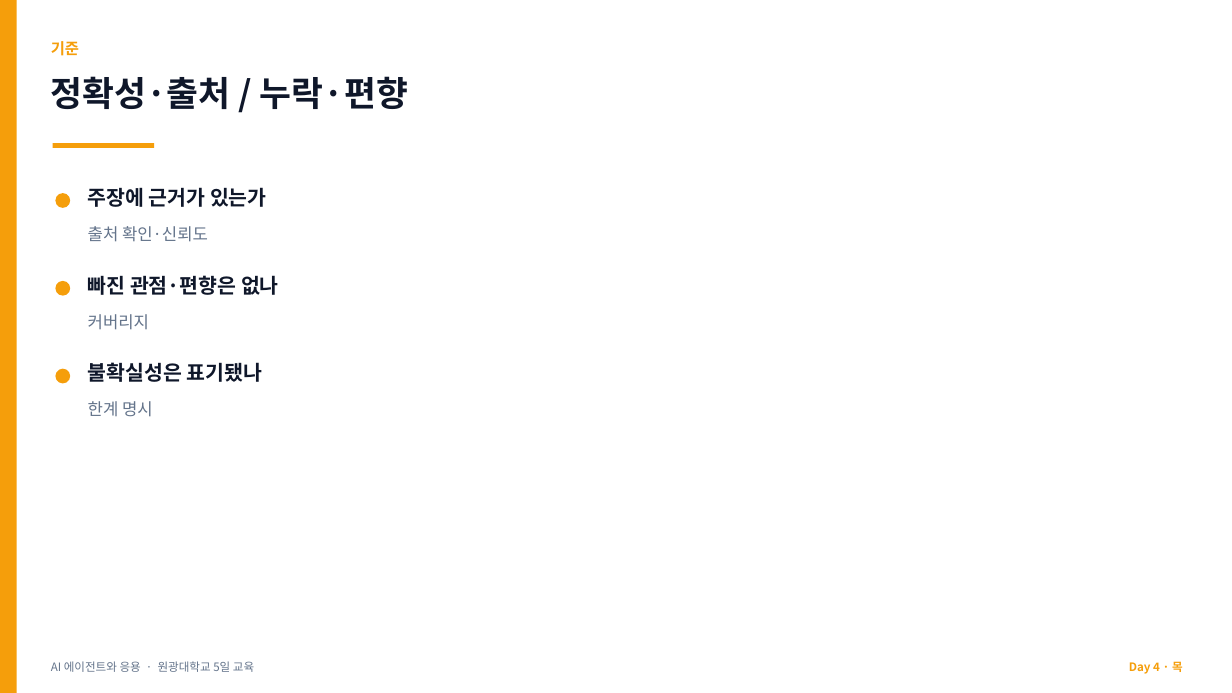
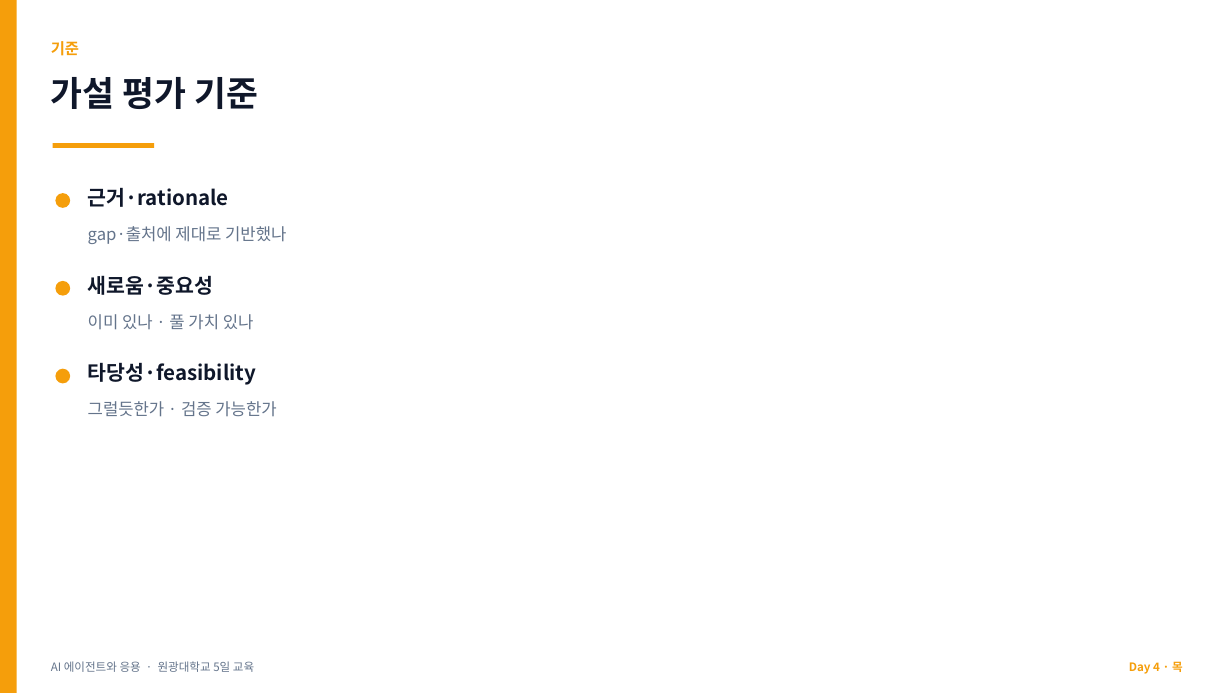
Before and after one commit to jyshin-22/wku-ai-agent-program, a slide deck: slide 20 of slides/day4.pptx. Drawn at 1232x693 pixels with LibreOffice and Linux fonts; fonts in the diff are those of the drawing. Boxes give left, top, right and bottom in pixels: in the first picture for what was removed or moved away, otherwise in the second. Text is boxed around its words. In the diff, an @@ line names an element or a change of style, - is before the commit and + after.

```diff
--- a/slides/day4.pptx
+++ b/slides/day4.pptx
@@ text at bbox=[51, 77, 258, 109]: text changed @@
-정확성·출처 / 누락·편향
+가설 평가 기준
@@ text at bbox=[88, 187, 229, 207]: text changed @@
-주장에 근거가 있는가
+근거·rationale
@@ text at bbox=[88, 226, 286, 244]: text changed @@
-출처 확인·신뢰도
+gap·출처에 제대로 기반했나
@@ text at bbox=[88, 275, 213, 295]: text changed @@
-빠진 관점·편향은 없나
+새로움·중요성
@@ text at bbox=[88, 314, 254, 330]: text changed @@
-커버리지
+이미 있나 · 풀 가치 있나
@@ text at bbox=[88, 362, 257, 385]: text changed @@
-불확실성은 표기됐나
+타당성·feasibility
@@ text at bbox=[88, 401, 276, 417]: text changed @@
-한계 명시
+그럴듯한가 · 검증 가능한가
```
Also in this commit, not shown: 21 other slides changed, 18 other files.
